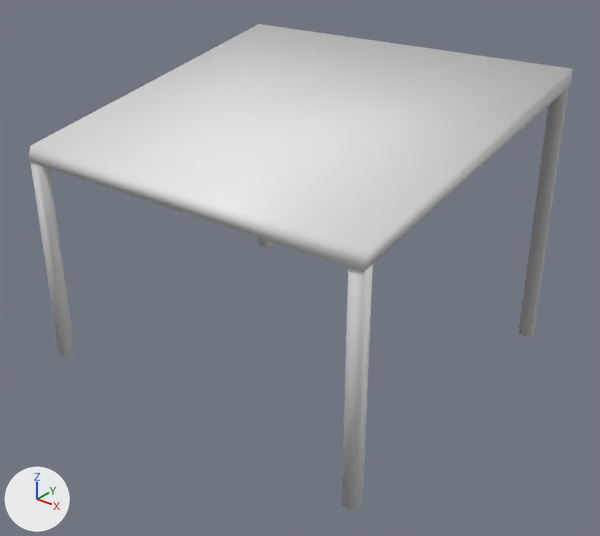
A saved change to the FBX model UnityProject/Assets/Gun Range/rangecover.fbx.
Before and after are seen from a camera (50 mm lens) standing at (0.202, -0.318, 0.191) and looking at (0.006, -0.073, 0.039). The lights are fixed; the arrows at lower left show +X, +Y and +Z. Where no turn or scale is listed for an object, it has been applied to the vertices.

Names of what the first picture shows: 'Roof', 'Supports'.
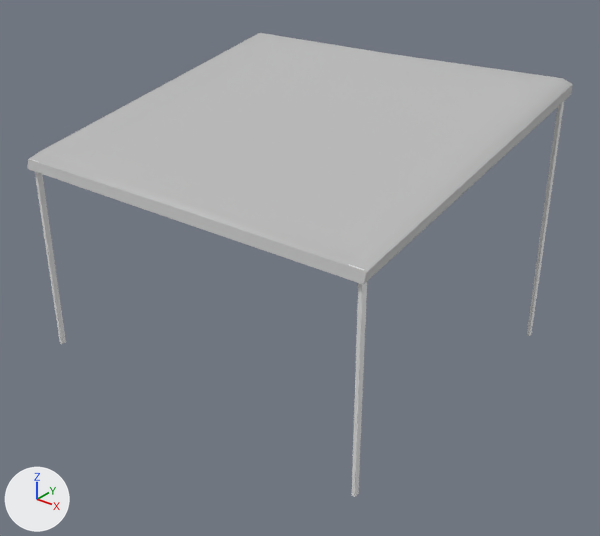
What differs and where, as boxes [x1, y1, x2, y2] in the pictures (600 x 536 px):
'Roof', reshaped, moved
    before: [28, 24, 573, 272]
    after: [27, 33, 573, 285]
'Supports', reshaped (7% shorter)
    before: [30, 87, 569, 512]
    after: [30, 102, 564, 497]
part 1 of me_supports, built on
    before: [30, 87, 569, 512]
    after: [30, 102, 564, 497]

The change, as a list of edits to the scene's bpy script:
```text
Add mat_phong1:
    mat_phong1 = principled_material('phong1')
    mat_phong1.base_color = (0.5, 0.5, 0.5)  # grey #bcbcbc
    mat_phong1.roughness = 0.553
Change me_supports:
    used by ob_supports; location = (0.0, 0.0, 0.0)
    remove me_supports.from_pydata(...)  # 32 vertices, 24 faces; spans x -0.081..0.081, y -0.137..0.003, z -0.005..0.113
    add me_supports.from_pydata(...)  # 96 vertices, 96 faces; spans x -0.081..0.081, y -0.137..0.003, z 0.0..0.113
    me_supports part 1
    20 vertices are removed from x -0.081..0.081, y -0.137..0.003, z -0.005..0.091
    24 faces are deleted
    79 vertices are added at x -0.081..0.081, y -0.136..0.003, z 0.0..0.113
    5 new vertices lie (0.0, -0.004, 0.0) away from vertices in x -0.081..0.081, y -0.133..0.003, z 0.082..0.109
    96 new faces join them
    me_supports part 2: the surface is now shaded flat
Change me_roof:
    used by ob_roof; location = (0.0, -0.007, 0.1095)
    remove me_roof.from_pydata(...)  # 12 vertices, 10 faces; spans x -0.081..0.081, y -0.131..0.01, z -0.024..0.01
    add me_roof.from_pydata(...)  # 48 vertices, 46 faces; spans x -0.082..0.082, y -0.139..0.004, z 0.081..0.116
    me_roof part 3: the whole mesh is rebuilt
    add me_roof.materials.append(mat_phong1)  # grey #bcbcbc
Change ob_roof:
    ob_roof.location: (0.0, -0.007, 0.1095) -> (0.0, 0.0, 0.0)
```
